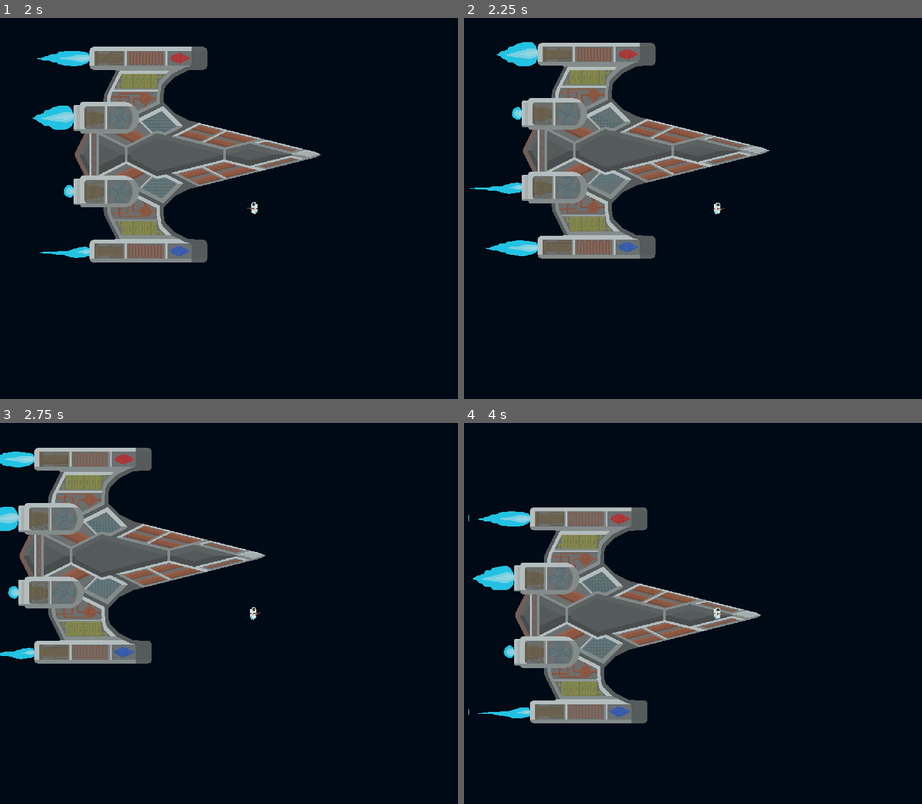
Above: before the commit, frames 1-4 (two rows, left to right).
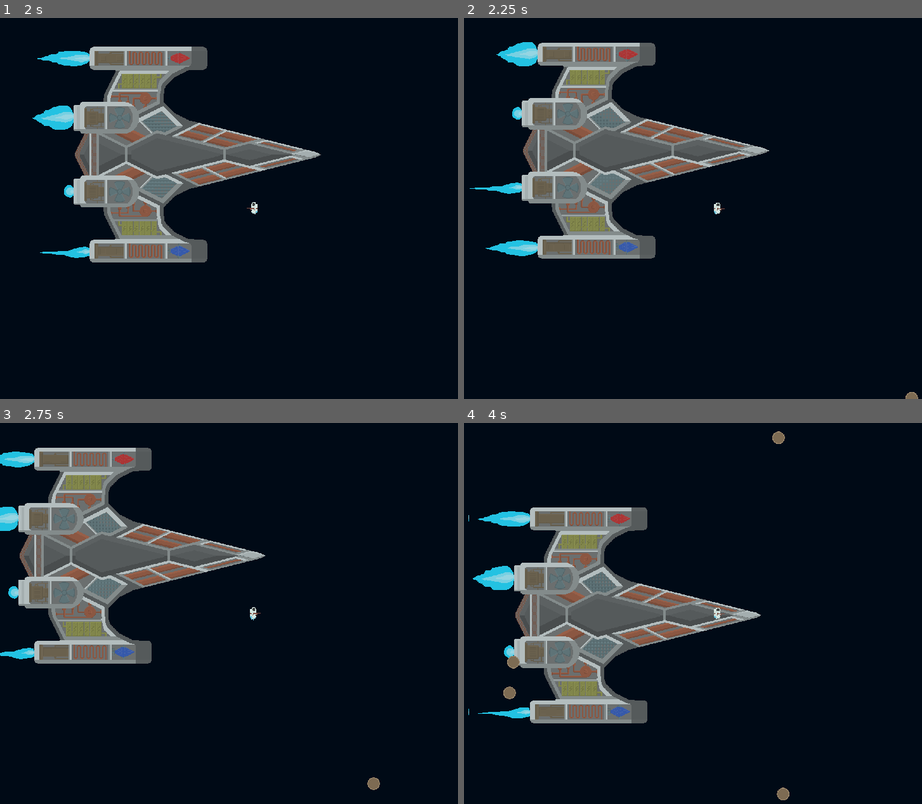
Above: after the commit, the same moments.

Repository: AlexTheRegent/endless-jam-2022
Game: Godot game, scene res://scenes/game.tscn
The game is run twice, just before and just after one commit, with the same random seed, the same clock (stepped at 60 frames per second) and the same inputs.
Inputs (mouse positions are in pixels of both pictures, inside the frame that each line leads up to):
- Up to frame 1 (2 s): tap Enter at 0.5 s; move the mouse to (366, 189) at 0.52 s; hold D (move_right) 0.53-1.28 s; tap E (use) at 0.6, 1.35 s; move the mouse to (151, 227) at 1.27 s; hold S (move_down) from 1.28 s (still down)
- Up to frame 2 (2.25 s): move the mouse to (766, 124) at 2.02 s; release S (move_down) at 2.03 s; hold D (move_right) from 2.03 s (still down); tap E (use) at 2.1 s
- Up to frame 3 (2.75 s): keep holding D (move_right)
- Up to frame 4 (4 s): move the mouse to (693, 689) at 2.77 s; release D (move_right) at 2.78 s; hold W (move_up) 2.78-3.53 s; tap E (use) at 2.85, 3.6 s; move the mouse to (871, 670) at 3.52 s; hold A (move_left) from 3.53 s (still down)

Frame 1 is identical in both runs. In frame 2, less than 0.1% of the frame differs, in the area x 96-100%, y 98-100%; in frame 3, less than 0.1%; in frame 4, 0.3%, in the area x 8-72%, y 2-99%.

Commit message:
Implemented random asteroids spawning

Diff:
--- a/prefabs/asteroid.gd
+++ b/prefabs/asteroid.gd
@@ -1,4 +1,8 @@
 extends KinematicBody2D
+
+
+
+const LIFETIME_DISTANCE_SQUARED := pow(2000.0, 2)
 
 
 var direction := Vector2.ZERO
@@ -12,3 +16,5 @@
 
 func _physics_process(_delta: float) -> void:
 	var _velocity := move_and_slide(direction * speed)
+	if global_position.length_squared() > LIFETIME_DISTANCE_SQUARED:
+		queue_free()
--- a/scenes/game.gd
+++ b/scenes/game.gd
@@ -2,7 +2,8 @@
 
 
 const ASTEROID := preload("res://prefabs/asteroid.tscn")
-const SPAWN_RANGE := 300.0
+const SPAWN_RANGE := 1000.0
+const SPREAD_ANGLE := 30.0
 
 
 func _ready() -> void:
@@ -11,19 +12,15 @@
 
 func _physics_process(_delta: float) -> void:
 	if randf() < 0.01:
-		# var asteroid := ASTEROID.instance()
-		# $asteroids.add_child(asteroid)
+		var angle := randf() * 360.0
+		var gpos := Vector2(cos(deg2rad(angle)) * SPAWN_RANGE, sin(deg2rad(angle)) * SPAWN_RANGE)
 
-		# var angle := randf() * 360.0
-		# asteroid.global_position = Vector2(cos(deg2rad(angle)) * SPAWN_RANGE, sin(deg2rad(angle)) * SPAWN_RANGE)
+		var dir_angle := angle + (180.0 - randf() * SPREAD_ANGLE - SPREAD_ANGLE / 2.0)
+		var gtarget := Vector2(cos(deg2rad(dir_angle)) * SPAWN_RANGE, sin(deg2rad(dir_angle)) * SPAWN_RANGE)
+
+		var gdir := (gtarget - gpos).normalized()
+		spawn_asteroid(gpos, gdir)
 		pass
-
-	# if Input.is_key_pressed(KEY_LEFT):
-	# 	var asteroid := ASTEROID.instance()
-	# 	$asteroids.add_child(asteroid)
-
-	# 	asteroid.global_position = get_global_mouse_position()
-	# 	asteroid.direction = Vector2.LEFT
 
 
 func _unhandled_input(event: InputEvent) -> void:
